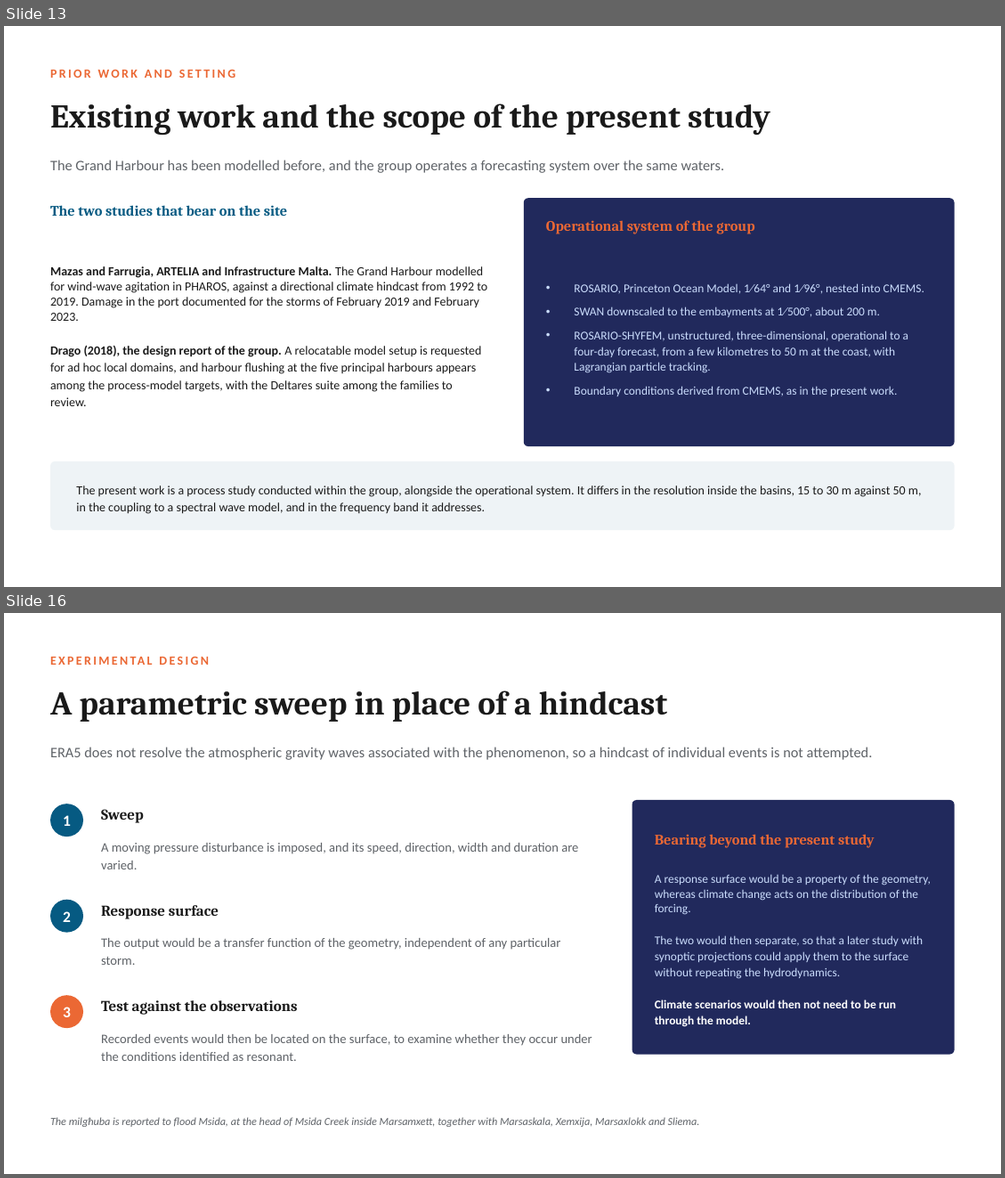
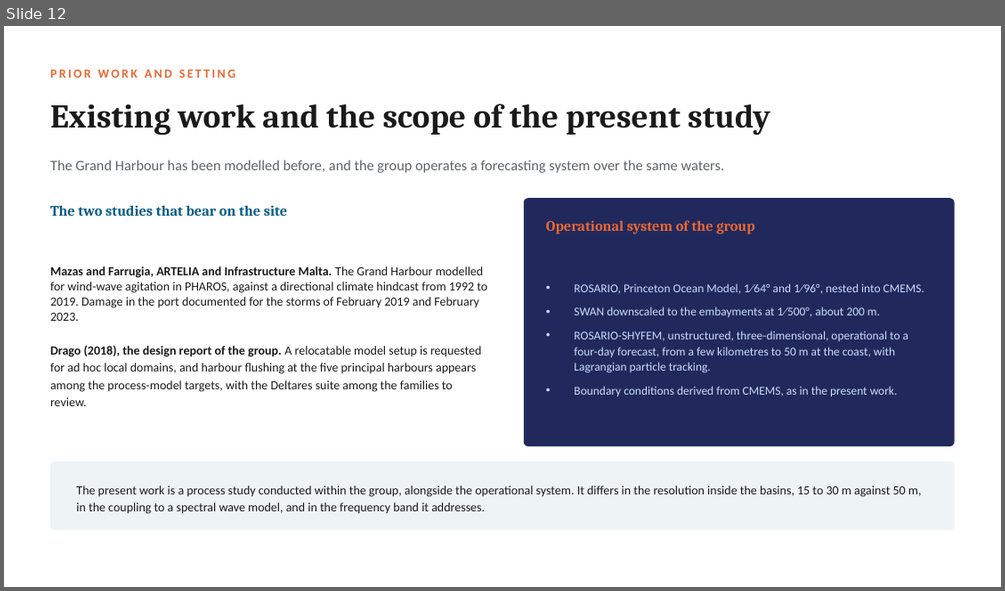
Before and after one commit to cicero-martins/MaltaDT, a slide deck: docs/valletta_model_concept_2026-10-08.pptx. Shown one above the other, each under a label of ours: slides 13 and 16 before the commit, slide 12 after it; the slides between them are not shown. The pictures are 1005x1178 and 1005x591 pixels, drawn with LibreOffice and Linux fonts; fonts in the diff are those of the drawing. Boxes give left, top, right and bottom in pixels: in the first picture for what was removed or moved away, otherwise in the second. Text is boxed around its words. In the diff, an @@ line names an element or a change of style, - is before the commit and + after.

Commit message:
docs(deck): restructure the full deck to sixteen slides and clarify the design
The slide on the eigenvalue calculation is merged into the Senglea
slide, since its role is to support one row of the period table and the
spectrum is the test of that row. The slide on the mouth sensitivity is
folded into the research questions, where it is one of three
accompanying questions. The design slide no longer opposes sweep and
hindcast, since both are planned: the sweep of 96 scenarios addresses
the long wave and the hindcast validates circulation and waves. The
assumptions behind the 160 simulated days and the 17-minute period are
stated, the open questions return to one slide of six, three-dimensional
runs move to October, and the closing slide carries the repository link
and the cover photograph.

The cover is now held in docs/deck_cover.pptx, so that a rebuild of
either deck does not depend on a previous build.

```diff
--- a/docs/valletta_model_concept_2026-10-08.pptx
+++ b/docs/valletta_model_concept_2026-10-08.pptx
@@ slide 16 removed at (4, 613, 1001, 1174), background #FFFFFF @@
@@ text removed at (50, 649, 723, 672) @@
-EXPERIMENTAL DESIGN
@@ text removed at (50, 690, 667, 722) @@
-A parametric sweep in place of a hindcast
@@ text removed at (50, 747, 873, 760) @@
-ERA5 does not resolve the atmospheric gravity waves associated with the phenomenon, so a hindcast of individual events is not attempted.
@@ ellipse removed at (50, 803, 83, 836) @@
@@ text removed at (63, 815, 71, 826) @@
-1
@@ text removed at (101, 809, 144, 823) @@
-Sweep
@@ rounded rectangle removed at (632, 800, 955, 1054) @@
@@ text removed at (101, 843, 578, 869) @@
-A moving pressure disturbance is imposed, and its speed, direction, width and duration are varied.
@@ text removed at (655, 834, 874, 848) @@
-Bearing beyond the present study
@@ text removed at (655, 874, 930, 1027) @@
-A response surface would be a property of the geometry, whereas climate change acts on the distribution of the forcing.
-The two would then separate, so that a later study with synoptic projections could apply them to the surface without repeating the hydrodynamics.
-Climate scenarios would then not need to be run through the model.
@@ ellipse removed at (50, 900, 83, 933) @@
@@ text removed at (101, 905, 218, 919) @@
-Response surface
@@ text removed at (63, 911, 71, 922) @@
-2
@@ text removed at (101, 938, 561, 965) @@
-The output would be a transfer function of the geometry, independent of any particular storm.
@@ ellipse removed at (50, 995, 83, 1028) @@
@@ text removed at (63, 1006, 71, 1017) @@
-3
@@ text removed at (101, 1000, 298, 1014) @@
-Test against the observations
@@ text removed at (101, 1034, 592, 1061) @@
-Recorded events would then be located on the surface, to examine whether they occur under the conditions identified as resonant.
@@ text removed at (50, 1117, 700, 1127) @@
-The milgħuba is reported to flood Msida, at the head of Msida Creek inside Marsamxett, together with Marsaskala, Xemxija, Marsaxlokk and Sliema.
@@ what was slide 13 is now slide 12 @@
```
Also in this commit, not shown: 5 slides changed, 2 slides added, 4 other slides removed, 6 other files.
